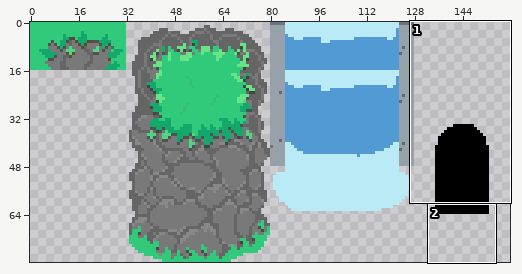
One commit to this sprite sheet: Assets/_ IslandBoy/Content/Art/Sprites/Tiles/SPR Surface Walls.png. Above: a wide view before the commit, with the close-up outlined.
Close-up. The starting point:
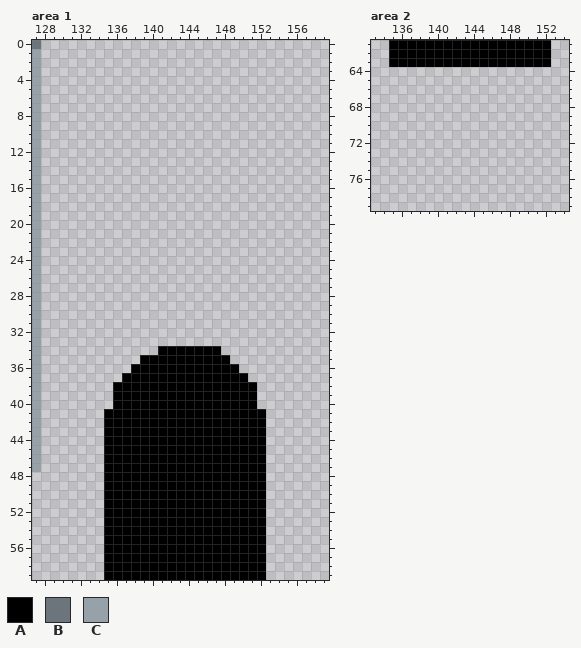
The file is 160x80 pixels. Colours within 5 levels of each other are drawn and written as one. Shown: area 1: x 127..159, y 0..59; area 2: x 133..154, y 61..79.
Palette (. is transparent): A #000000  B #6c757b  C #97a1a9
Pixels before, area 1, first column x 127:
 0 B.........................
 1 C.........................
 2 C.........................
 3 C.........................
 4 C.........................
 5 C.........................
 6 C.........................
 7 C.........................
 8 C.........................
 9 C.........................
10 C.........................
11 C.........................
12 C.........................
13 C.........................
14 C.........................
15 C.........................
16 C.........................
17 C.........................
18 C.........................
19 C.........................
20 C.........................
21 C.........................
22 C.........................
23 C.........................
24 C.........................
25 C.........................
26 C.........................
27 C.........................
28 C.........................
29 C.........................
30 C.........................
31 C.........................
32 C.........................
33 C.........................
34 C.............AAAAAAA.....
35 C...........AAAAAAAAAA....
36 C..........AAAAAAAAAAAA...
37 C.........AAAAAAAAAAAAAA..
38 C........AAAAAAAAAAAAAAAA.
39 C........AAAAAAAAAAAAAAAA.
40 C........AAAAAAAAAAAAAAAA.
41 C.......AAAAAAAAAAAAAAAAAA
42 C.......AAAAAAAAAAAAAAAAAA
43 C.......AAAAAAAAAAAAAAAAAA
44 C.......AAAAAAAAAAAAAAAAAA
45 C.......AAAAAAAAAAAAAAAAAA
46 C.......AAAAAAAAAAAAAAAAAA
47 C.......AAAAAAAAAAAAAAAAAA
48 ........AAAAAAAAAAAAAAAAAA
49 ........AAAAAAAAAAAAAAAAAA
50 ........AAAAAAAAAAAAAAAAAA
51 ........AAAAAAAAAAAAAAAAAA
52 ........AAAAAAAAAAAAAAAAAA
53 ........AAAAAAAAAAAAAAAAAA
54 ........AAAAAAAAAAAAAAAAAA
55 ........AAAAAAAAAAAAAAAAAA
56 ........AAAAAAAAAAAAAAAAAA
57 ........AAAAAAAAAAAAAAAAAA
58 ........AAAAAAAAAAAAAAAAAA
59 ........AAAAAAAAAAAAAAAAAA
Pixels before, area 2, first column x 135:
61 AAAAAAAAAAAAAAAAAA
62 AAAAAAAAAAAAAAAAAA
63 AAAAAAAAAAAAAAAAAA
And afterwards:
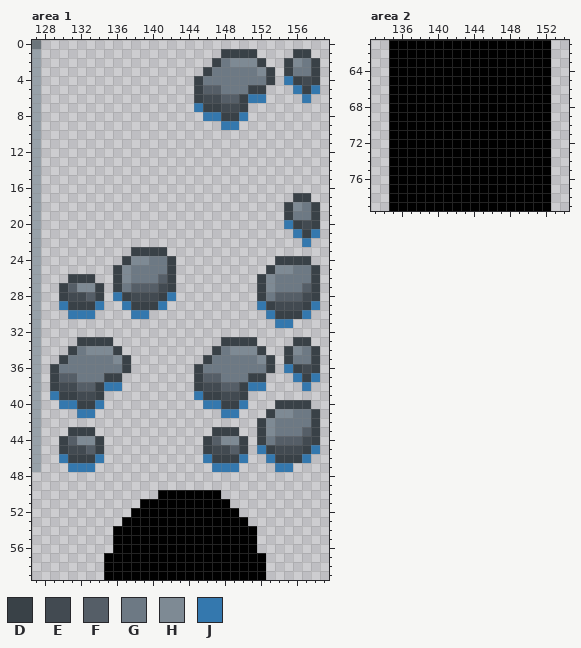
Colours new in this view: D #394147  E #424a51  F #555e67  G #6d7984  H #7e8a94  J #3478ae
Change:
Changed rows in their new state; - is an unchanged pixel.
Area 1:
first column x 145:
 1 ---DDDD----DD-
 2 --DGHHHD--DHGD
 3 -DGGGGGHD-DGGD
 4 DGGGGGGGD-JDED
 5 DFFGGGDD---JDJ
 6 DEEFFDJJ----J-
 7 JDDEED--------
 8 -JJDDJ--------
 9 ---JJ---------
first column x 129:
17 ---------------------------DD-
18 --------------------------DHGD
19 --------------------------DGGD
20 --------------------------JDED
21 ---------------------------JDJ
22 ----------------------------J-
23 ---------DDDD-----------------
24 --------DHHGGD-----------DDDD-
25 -------DHGGGGD----------DHHGGD
26 --DDD--DHGGGFD---------DHGGGGD
27 -DFHHD-DGFFFED---------DHGGGFD
28 -DEEFD-JDEEEDJ---------DGFFFED
29 -JDDDJ--JDDDJ----------JDEEEDJ
30 --JJJ----JJ-------------JDDDJ-
31 -------------------------JJ---
33 ---DDDD------------DDDD----DD-
34 --DGHHHD----......DGHHHD--DHGD
35 -DGGGGGHD-.......DGGGGGHD-DGGD
36 DGGGGGGGD.......DGGGGGGGD-JDED
37 DFFGGGDD........DFFGGGDD---JDJ
38 DEEFFDJJ........DEEFFDJJ----J-
39 JDDEED-.........JDDEED.-------
40 -JJDDJ-..........JJDDJ.--DDDD-
41 ---JJ-.............JJ...DHHGGD
42 ------.................DHGGGGD
43 --DDD-............DDD..DHGGGFD
44 -DFHHD...........DFHHD.DGFFFED
45 -DEEFD...........DEEFD.JDEEEDJ
46 -JDDDJ...........JDDDJ..JDDDJ-
47 --JJJ-............JJJ...-JJ---
48 ------..................------
49 ------..................------
50 ------......-------.....------
51 ------....----------....------
52 ------...------------...------
53 ------..--------------..------
54 ------.----------------.------
55 ------.----------------.------
56 ------.----------------.------
Area 2:
first column x 135:
64 AAAAAAAAAAAAAAAAAA
65 AAAAAAAAAAAAAAAAAA
66 AAAAAAAAAAAAAAAAAA
67 AAAAAAAAAAAAAAAAAA
68 AAAAAAAAAAAAAAAAAA
69 AAAAAAAAAAAAAAAAAA
70 AAAAAAAAAAAAAAAAAA
71 AAAAAAAAAAAAAAAAAA
72 AAAAAAAAAAAAAAAAAA
73 AAAAAAAAAAAAAAAAAA
74 AAAAAAAAAAAAAAAAAA
75 AAAAAAAAAAAAAAAAAA
76 AAAAAAAAAAAAAAAAAA
77 AAAAAAAAAAAAAAAAAA
78 AAAAAAAAAAAAAAAAAA
79 AAAAAAAAAAAAAAAAAA
Changed places in both close-ups, as pixel boxes (x1, y1, x2, y2):
added: (194, 49, 320, 130)
changed: (50, 193, 320, 553)
added: (389, 67, 551, 211)
